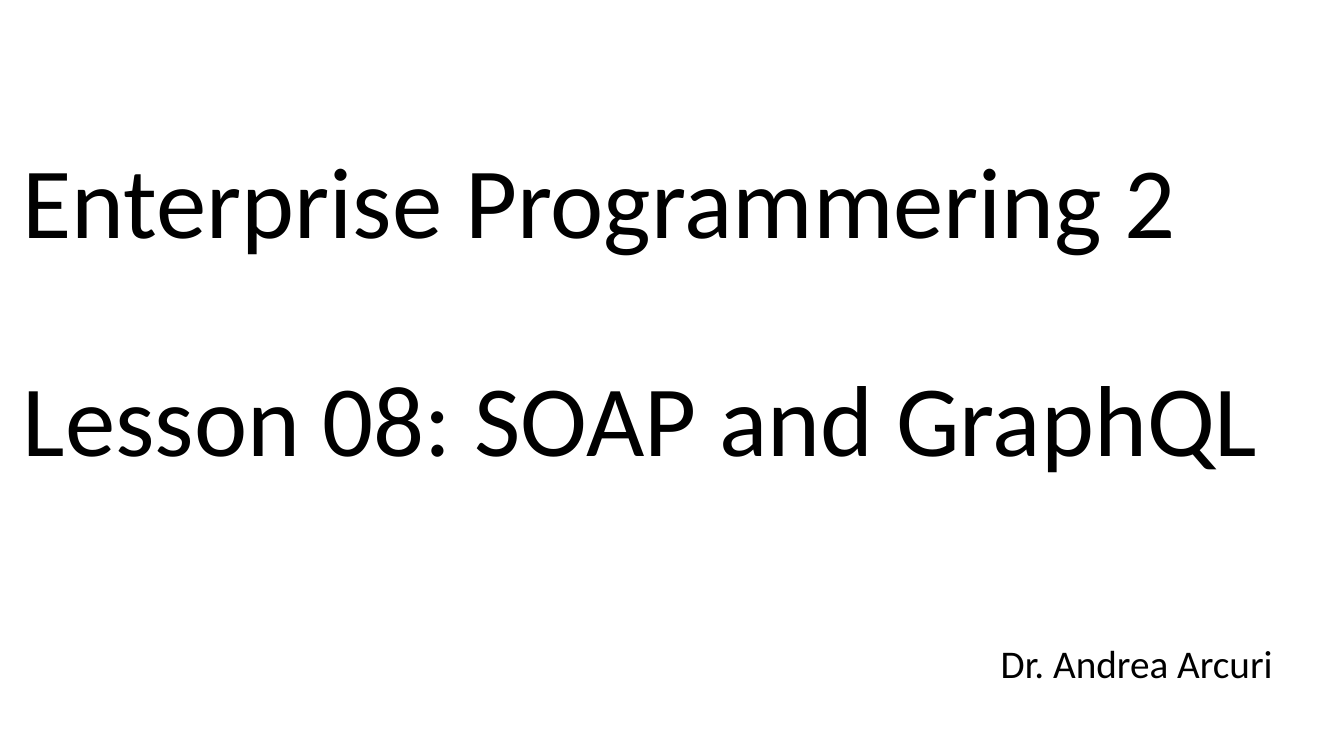
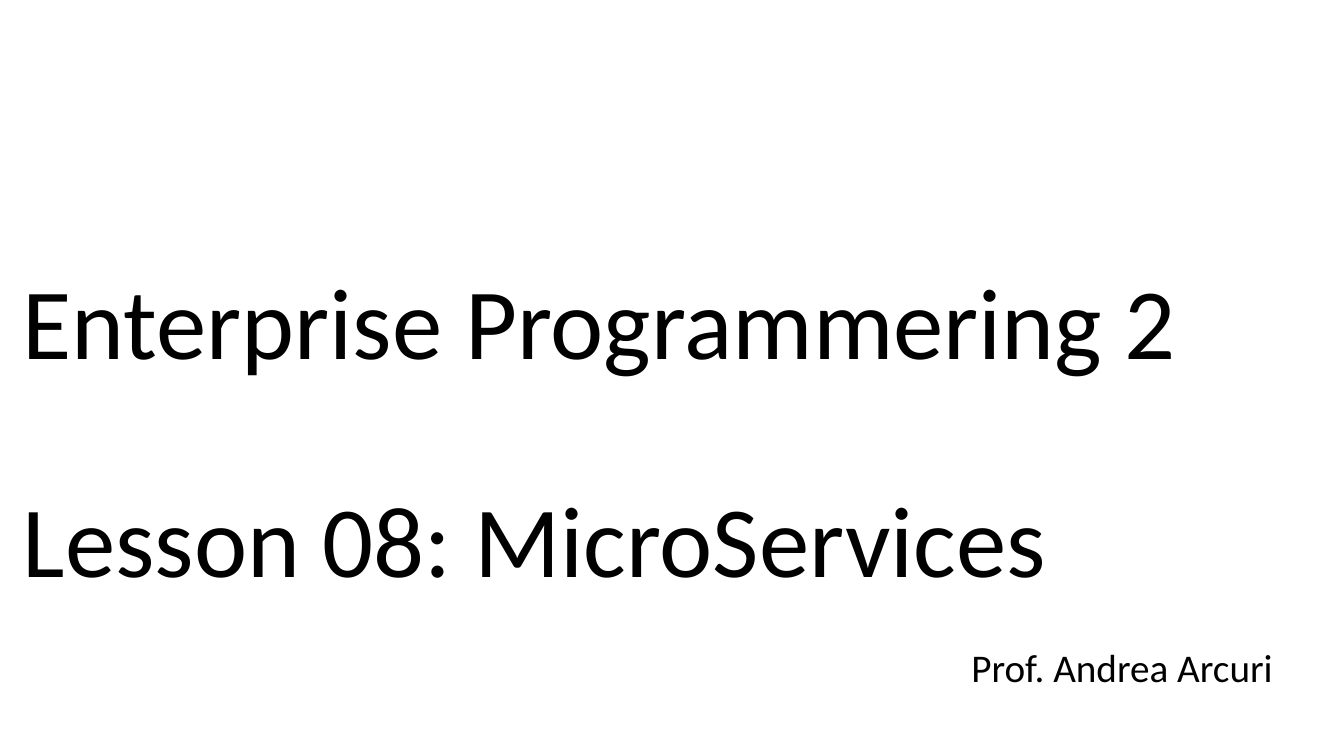
Before and after one commit to arcuri82/testing_security_development_enterprise_systems, a slide deck: slide 1 of doc/advanced/slides/lesson_08.pptx. Drawn at 1344x756 pixels with LibreOffice and Linux fonts; fonts in the diff are those of the drawing. Boxes give left, top, right and bottom in pixels: in the first picture for what was removed or moved away, otherwise in the second. Text is boxed around its words. In the diff, an @@ line names an element or a change of style, - is before the commit and + after.

```diff
--- a/doc/advanced/slides/lesson_08.pptx
+++ b/doc/advanced/slides/lesson_08.pptx
@@ title at [23,289,1176,578]: text changed @@
-Enterprise Programmering 2
-Lesson 08: SOAP and GraphQL
+Enterprise Programmering 2
+Lesson 08: MicroServices
@@ subtitle at [971,654,1272,683]: text changed @@
-Dr. Andrea Arcuri
+Prof. Andrea Arcuri
```
Also in this commit, not shown: 2 other slides changed, 47 slides added, 21 slides removed, 17 other files.
